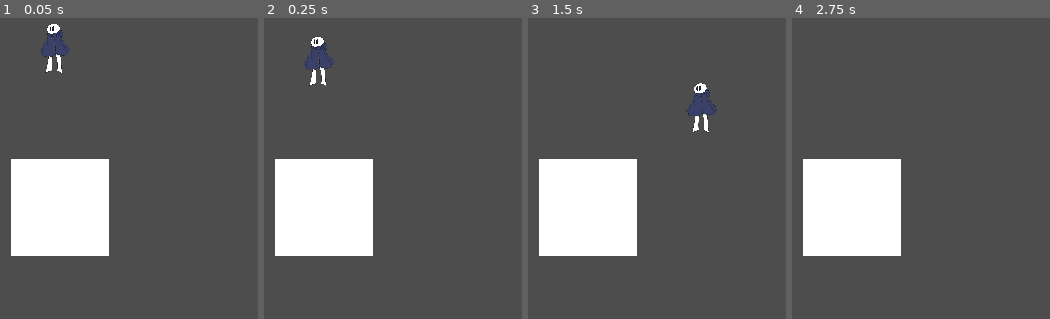
Above: before the commit, frames 1-4 (left to right).
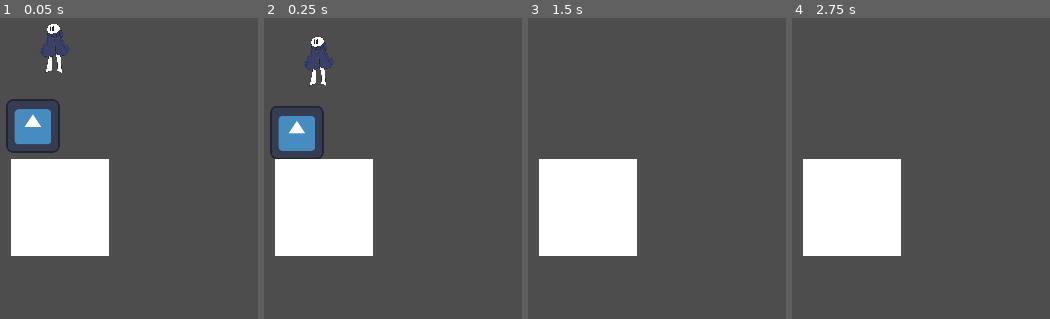
Above: after the commit, the same moments.

Repository: Paul-Griffin-1517-1/Late-Guest
Game: Godot game, scene res://Level1.tscn
Same seed, same stepped clock (60 frames per second), same inputs: the game is played once before the commit and once after it. The engine's default icon, where the game draws it, is replaced by a stand-in: a white triangle on a blue panel in a dark square.
Inputs (mouse positions are in pixels of both pictures, inside the frame that each line leads up to):
- Up to frame 1 (0.05 s): no input
- Up to frame 2 (0.25 s): no input
- Up to frame 3 (1.5 s): tap Enter (ui_accept) at 0.5, 0.77 s; move the mouse to (638, 72) at 0.52 s; hold E (Possess, bound only after the commit) 0.53-1.28 s; hold D (Move Right) from 0.53 s (still down); move the mouse to (outside the picture) at 1.27 s; click (outside the picture) at 1.35 s
- Up to frame 4 (2.75 s): tap Enter (ui_accept) at 1.52 s; tap E (Possess, bound only after the commit) at 1.55 s; move the mouse to (outside the picture) at 2.02 s; release D (Move Right) at 2.03 s; hold A (Move Left) from 2.03 s (still down); hold E (Possess, bound only after the commit) from 2.03 s (still down)

The runs differ from the first frame. In frame 1, 2.2% of the frame differs, in the area x 2-24%, y 26-45%; in frame 2, 2.2%; in frame 3, 1.0%; in frame 4, nothing differs.

Commit message:
Super simple possession has been implemented

Diff:
--- a/CharacterBody2D.gd
+++ b/CharacterBody2D.gd
@@ -3,16 +3,19 @@
 
 const SPEED = 300.0
 const JUMP_VELOCITY = -400.0
-
+var is_possessing := false
 # Get the gravity from the project settings to be synced with RigidBody nodes.
 var gravity = ProjectSettings.get_setting("physics/2d/default_gravity")
 
 var direction : Vector2
+
+var bodies : Array[RigidBody2D]
 func _physics_process(delta):
 	# Add the gravity.
 	#if Input.is_action_just_pressed("Float"):
 		#direction.x = 0
 		#direction.y = 0
+
 	if Input.is_action_pressed("Float"):
 
 		direction.y = Input.get_axis("Move Up", "Move Down")
@@ -30,6 +33,8 @@
 	else:
 		if not is_on_floor():
 			direction.y += gravity * delta
+		else:
+			direction.y = 0
 		# Handle jump.
 		if Input.is_action_just_pressed("ui_accept") and is_on_floor():
 			direction.y = JUMP_VELOCITY
@@ -38,9 +43,32 @@
 		direction.x = Input.get_axis("Move Left", "Move Right")
 		if direction.x:
 			velocity.x = direction.x * SPEED
-		#else:
-			#velocity.x = move_toward(velocity.x, 0, SPEED)
+		else:
+			velocity.x = move_toward(velocity.x, 0, SPEED)
 
-	# Get the input direction and handle the movement/deceleration.
-	# As good practice, you should replace UI actions with custom gameplay actions.
-	move_and_slide()
+		# Get the input direction and handle the movement/deceleration.
+		# As good practice, you should replace UI actions with custom gameplay actions.
+	if is_possessing:
+		for i in bodies:
+			pass#i.global_position = i.global_position + direction
+			i.global_position += direction
+			position += direction
+			print(str(i.position))
+	else:
+		move_and_slide()
+func _unhandled_input(event):
+	if event.is_action_pressed("Possess"):
+		is_possessing = !is_possessing
+		print(str(is_possessing))
+		for i in bodies:
+			i.freeze = is_possessing
+
+
+func _on_area_2d_body_entered(body):
+	if body is RigidBody2D:
+		bodies.append(body)
+
+
+func _on_area_2d_body_exited(body):
+	if bodies.has(body):
+		bodies.erase(body)
--- a/Level1.tscn
+++ b/Level1.tscn
@@ -1,16 +1,21 @@
-[gd_scene load_steps=5 format=3 uid="uid://sphyq4i5acjq"]
+[gd_scene load_steps=7 format=3 uid="uid://sphyq4i5acjq"]
 
 [ext_resource type="Texture2D" uid="uid://ca1eutjh31cos" path="res://Standing.png" id="1_c8jgk"]
 [ext_resource type="Script" path="res://CharacterBody2D.gd" id="1_hglta"]
+[ext_resource type="Texture2D" uid="uid://byosmmkkekb1h" path="res://icon.svg" id="3_7cuff"]
 
 [sub_resource type="CapsuleShape2D" id="CapsuleShape2D_e48ye"]
 
 [sub_resource type="RectangleShape2D" id="RectangleShape2D_0iedl"]
 
+[sub_resource type="RectangleShape2D" id="RectangleShape2D_4oydw"]
+size = Vector2(128, 128)
+
 [node name="Node2D" type="Node2D"]
 
 [node name="CharacterBody2D" type="CharacterBody2D" parent="."]
 position = Vector2(1249, 424)
+collision_mask = 3
 script = ExtResource("1_hglta")
 
 [node name="Sprite2D" type="Sprite2D" parent="CharacterBody2D"]
@@ -19,6 +24,13 @@
 
 [node name="CollisionShape2D" type="CollisionShape2D" parent="CharacterBody2D"]
 scale = Vector2(4.6245, 4.6245)
+shape = SubResource("CapsuleShape2D_e48ye")
+
+[node name="Area2D" type="Area2D" parent="CharacterBody2D"]
+collision_mask = 3
+
+[node name="CollisionShape2D" type="CollisionShape2D" parent="CharacterBody2D/Area2D"]
+scale = Vector2(5.50047, 5.50047)
 shape = SubResource("CapsuleShape2D_e48ye")
 
 [node name="StaticBody2D" type="StaticBody2D" parent="."]
@@ -33,3 +45,19 @@
 offset_top = -10.0
 offset_right = 10.0
 offset_bottom = 10.0
+
+[node name="RigidBody2D" type="RigidBody2D" parent="."]
+position = Vector2(1195, 616)
+collision_layer = 2
+collision_mask = 3
+mass = 0.1
+freeze_mode = 1
+
+[node name="Icon" type="Sprite2D" parent="RigidBody2D"]
+texture = ExtResource("3_7cuff")
+
+[node name="CollisionShape2D" type="CollisionShape2D" parent="RigidBody2D"]
+shape = SubResource("RectangleShape2D_4oydw")
+
+[connection signal="body_entered" from="CharacterBody2D/Area2D" to="CharacterBody2D" method="_on_area_2d_body_entered"]
+[connection signal="body_exited" from="CharacterBody2D/Area2D" to="CharacterBody2D" method="_on_area_2d_body_exited"]
--- a/project.godot
+++ b/project.godot
@@ -53,3 +53,8 @@
 "events": [Object(InputEventKey,"resource_local_to_scene":false,"resource_name":"","device":-1,"window_id":0,"alt_pressed":false,"shift_pressed":false,"ctrl_pressed":false,"meta_pressed":false,"pressed":false,"keycode":0,"physical_keycode":83,"key_label":0,"unicode":115,"echo":false,"script":null)
 ]
 }
+Possess={
+"deadzone": 0.5,
+"events": [Object(InputEventKey,"resource_local_to_scene":false,"resource_name":"","device":-1,"window_id":0,"alt_pressed":false,"shift_pressed":false,"ctrl_pressed":false,"meta_pressed":false,"pressed":false,"keycode":0,"physical_keycode":69,"key_label":0,"unicode":101,"echo":false,"script":null)
+]
+}
